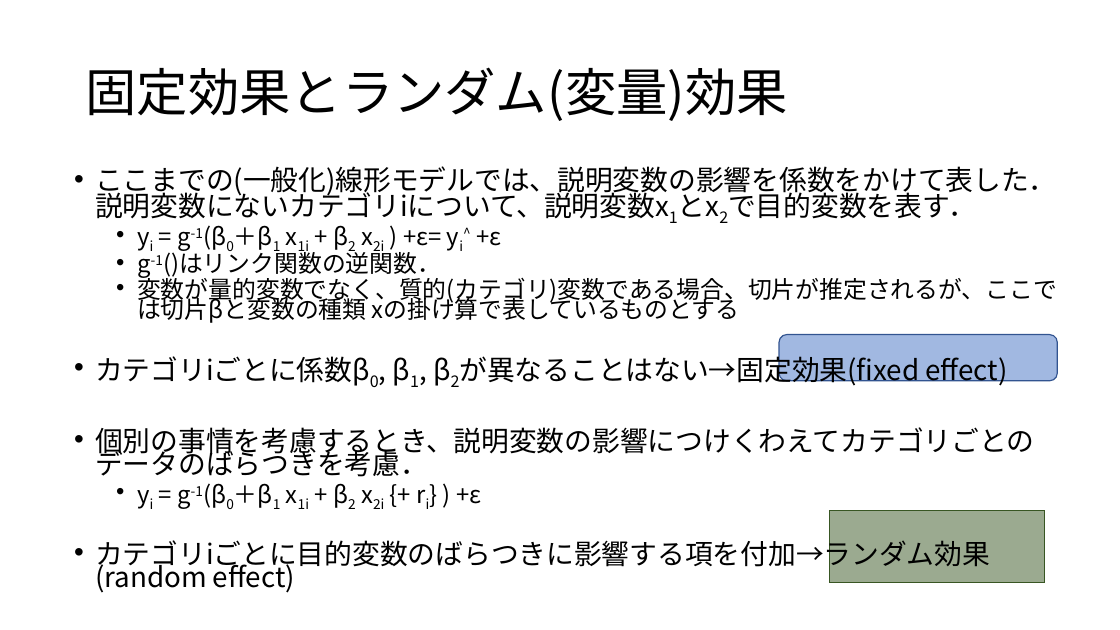
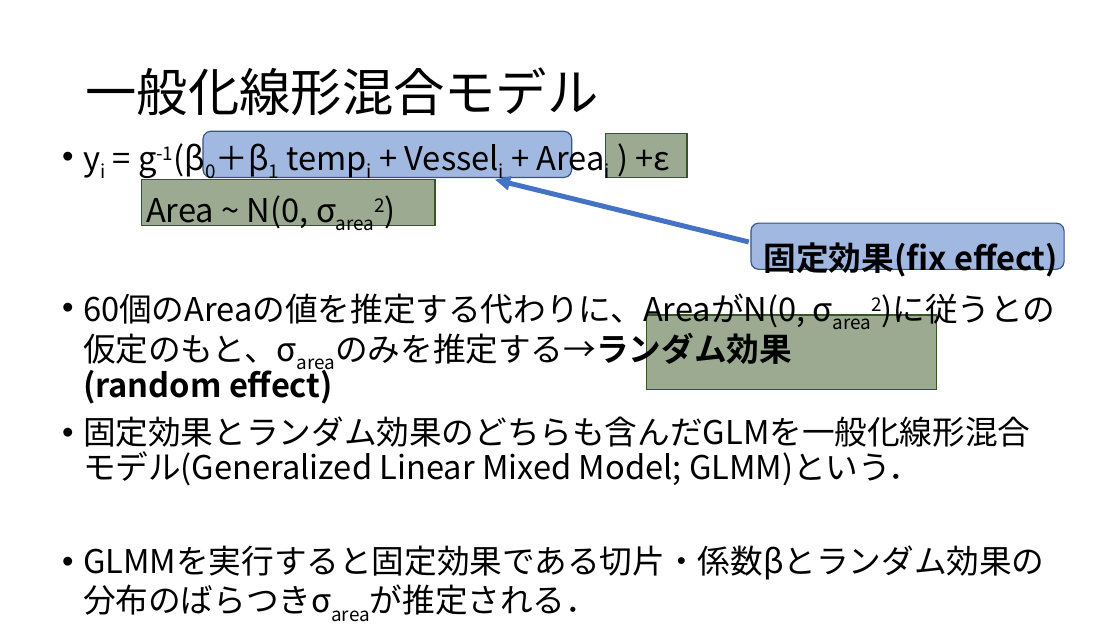
Before and after one commit to KoHMB/Shigen_kensyu_FRA, a slide deck: slide 3 of R/スライド/第29回.pptx (slide 2 before the commit). Drawn at 1120x630 pixels with LibreOffice and Linux fonts; fonts in the diff are those of the drawing. Boxes give left, top, right and bottom in pixels: in the first picture for what was removed or moved away, otherwise in the second. Text is boxed around its words. In the diff, an @@ line names an element or a change of style, - is before the commit and + after.

```diff
--- a/R/スライド/第29回.pptx
+++ b/R/スライド/第29回.pptx
@@ title at [85,67,598,115]: text changed @@
-固定効果とランダム(変量)効果
+一般化線形混合モデル
@@ text at [83,146,1058,580]: text changed; size 23.8 to 28 pt @@
-• ここまでの(一般化)線形モデルでは、説明変数の影響を係数をかけて表した．説明変数にないカテゴリiについて、説明変数x1とx2で目的変数を表す．
-  • yi = g-1(β0＋β1 x1i + β2 x2i ) +ε= yi^ +ε
-  • g-1()はリンク関数の逆関数．
-  • 変数が量的変数でなく、質的(カテゴリ)変数である場合、切片が推定されるが、ここでは切片βと変数の種類 xの掛け算で表しているものとする
-• カテゴリiごとに係数β0, β1, β2が異なることはない→固定効果(fixed effect)
-• 個別の事情を考慮するとき、説明変数の影響につけくわえてカテゴリごとのデータのばらつきを考慮．
-  • yi = g-1(β0＋β1 x1i + β2 x2i {+ ri} ) +ε
-• カテゴリiごとに目的変数のばらつきに影響する項を付加→ランダム効果 (random effect)
+• yi = g-1(β0＋β1 tempi + Vesseli + Areai ) +ε
+Area ~ N(0, σarea2)
+固定効果(fix effect)
+• 60個のAreaの値を推定する代わりに、AreaがN(0, σarea2)に従うとの仮定のもと、σareaのみを推定する→ランダム効果 (random effect)
+• 固定効果とランダム効果のどちらも含んだGLMを一般化線形混合モデル(Generalized Linear Mixed Model; GLMM)という．
+• GLMMを実行すると固定効果である切片・係数βとランダム効果の分布のばらつきσareaが推定される．
@@ rounded rectangle added at [203,131,572,177], fill #4472C4 at 50% opacity, outline #325491 1 pt @@
@@ rectangle: place and size @@
-rectangle at [829,511,1044,583]
+rectangle at [606,134,687,178]
@@ rectangle added at [142,180,435,226], fill #385723 at 50% opacity, outline #385723 1 pt @@
@@ arrow added from (749, 242) to (496, 180), #4472C4 4.25 pt @@
@@ rounded rectangle: place and size @@
-rounded rectangle at [779,334,1057,381]
+rounded rectangle at [751,223,1065,270]
@@ rectangle added at [646,315,936,390], fill #385723 at 50% opacity, outline #385723 1 pt @@
```
Also in this commit, not shown: 1 other slide changed, 1 slide added, 2 slides removed, 7 other files.
